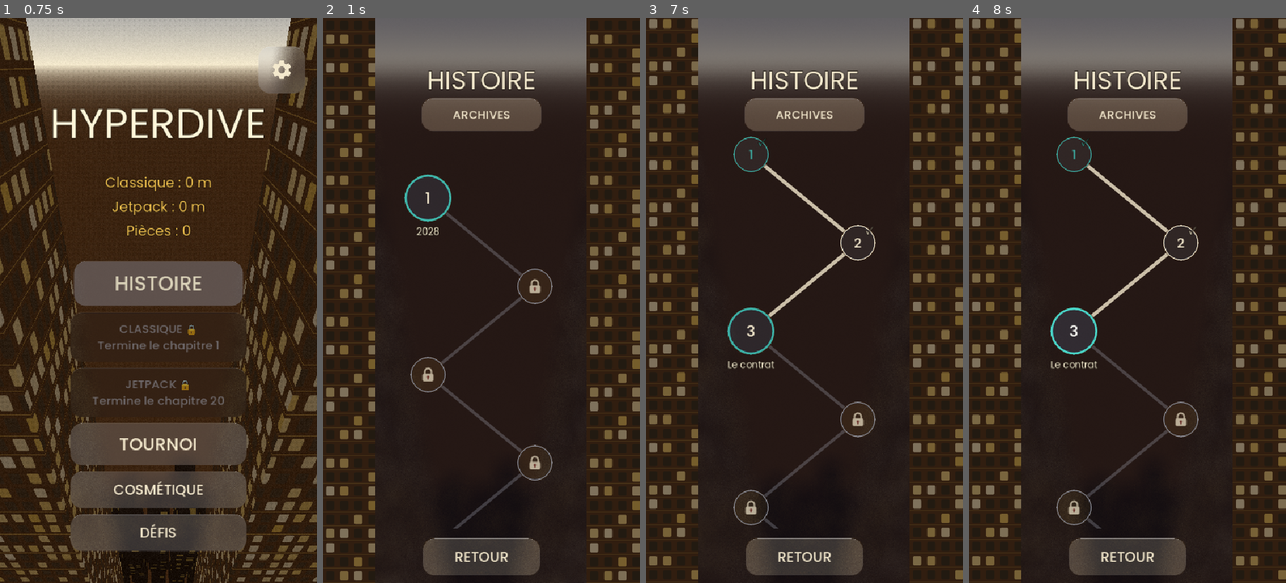
Above: before the commit, frames 1-4 (left to right).
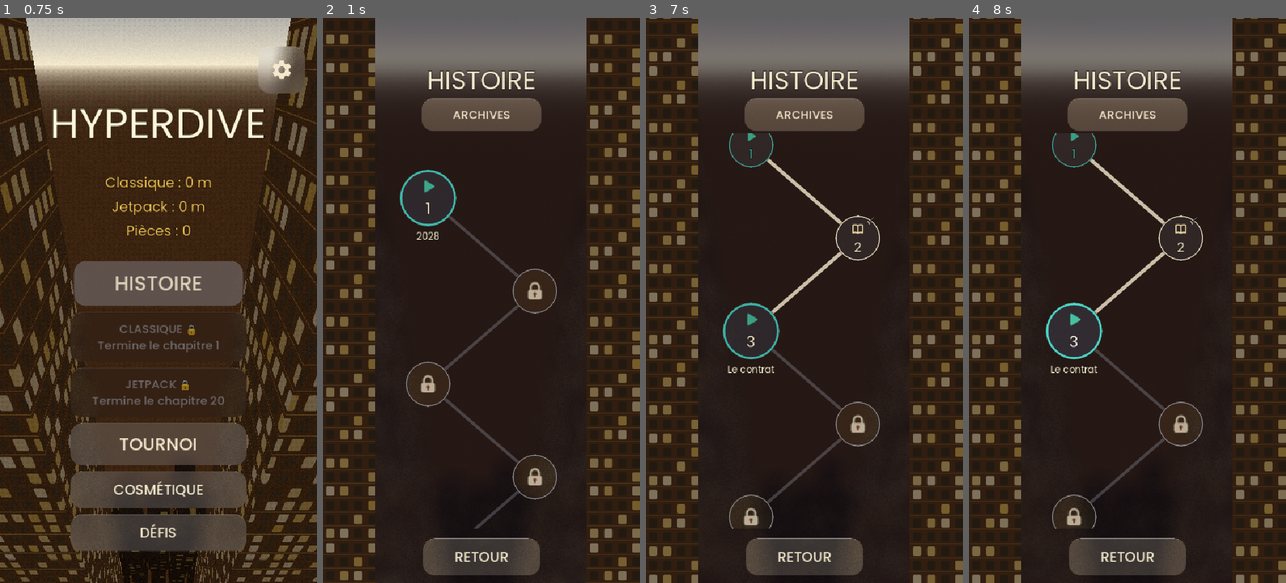
Above: after the commit, the same moments.

Repository: quvntvn/Hyperdive
Game: Godot game, scene res://scenes/ui/main_menu.tscn
Same seed, same stepped clock (60 frames per second), same inputs: the game is played once before the commit and once after it.
Inputs (mouse positions are in pixels of both pictures, inside the frame that each line leads up to):
- Up to frame 1 (0.75 s): tap Enter at 0.5 s; move the mouse to (228, 272) at 0.52 s; hold D (move_right) from 0.53 s (still down); tap 1 at 0.6 s; click (228, 272) at 0.67 s
- Up to frame 2 (1 s): keep holding D (move_right)
- Up to frame 3 (7 s): release D (move_right) at 1.25 s; click "ARCHIVES" at 1.25 s; click "1" at 2 s; click "2" at 2.75 s; click (750, 373) at 3.52 s; click (750, 385) at 4.27 s; click (858, 464) at 5.02 s; click (858, 475) at 5.77 s; click (750, 549) at 6.52 s
- Up to frame 4 (8 s): click "1" at 7.25 s

Frame 1 is identical in both runs. In frame 2, 2.7% of the frame differs, in the area x 24-74%, y 26-91%; in frame 3, 14%; in frame 4, 14%, in the area x 0-100%, y 0-100%.

Commit message:
feat(story): nœuds carte plus gros avec numéro + logo de type (jeu/narration)
Co-Authored-By: Claude Opus 4.8 <noreply@anthropic.com>

Diff:
--- /dev/null
+++ b/hyperdive/assets/ui/play_icon.svg
@@ -0,0 +1,3 @@
+<svg xmlns="http://www.w3.org/2000/svg" width="24" height="24" viewBox="0 0 24 24">
+  <path fill="#F4E9CD" stroke="#F4E9CD" stroke-width="2.4" stroke-linejoin="round" d="M8 5.5 19 12 8 18.5Z"/>
+</svg>
--- /dev/null
+++ b/hyperdive/assets/ui/read_icon.svg
@@ -0,0 +1,4 @@
+<svg xmlns="http://www.w3.org/2000/svg" width="24" height="24" viewBox="0 0 24 24">
+  <path fill="none" stroke="#F4E9CD" stroke-width="2.1" stroke-linejoin="round" d="M12 6.2C9.6 4.7 6.4 4.7 4 5.6v12.2c2.4-.9 5.6-.9 8 .6 2.4-1.5 5.6-1.5 8-.6V5.6c-2.4-.9-5.6-.9-8 .6z"/>
+  <path fill="none" stroke="#F4E9CD" stroke-width="2.1" stroke-linecap="round" d="M12 6.2v12.2"/>
+</svg>
--- a/hyperdive/scripts/ui/campaign_screen.gd
+++ b/hyperdive/scripts/ui/campaign_screen.gd
@@ -10,12 +10,14 @@
 
 const TOWER_SHADER: String = "res://assets/shaders/tower_windows.gdshader"
 const LOCK_ICON: String = "res://assets/ui/lock_icon.svg"
-
-const VSTEP: float = 150.0          # espacement vertical entre deux nœuds
+const PLAY_ICON: String = "res://assets/ui/play_icon.svg"   # chapitre JOUABLE (triangle "play")
+const READ_ICON: String = "res://assets/ui/read_icon.svg"   # chapitre NARRATION (livre ouvert)
+
+const VSTEP: float = 158.0          # espacement vertical entre deux nœuds (un peu plus large : nœuds agrandis)
 const TOP_PAD: float = 110.0
 const BOT_PAD: float = 140.0
-const NORMAL_D: float = 60.0        # diamètre d'un nœud
-const CURRENT_D: float = 80.0       # diamètre du nœud courant (mis en avant)
+const NORMAL_D: float = 76.0        # diamètre d'un nœud (agrandi : numéro + logo de type lisibles)
+const CURRENT_D: float = 96.0       # diamètre du nœud courant (mis en avant)
 const SIDE_MARGIN: float = 16.0     # = offset_left/right du Scroll dans la scène
 
 const TURQUOISE: Color = Color(0.235, 0.682, 0.639)   # chute
@@ -186,11 +188,30 @@
 		btn.add_theme_stylebox_override(s, sb)
 
 	if unlocked:
-		btn.text = str(n)
-		btn.add_theme_font_size_override("font_size", 26 if current else 22)
-		var num_col: Color = tcol if completed else CREME
-		for cname in ["font_color", "font_hover_color", "font_pressed_color"]:
-			btn.add_theme_color_override(cname, num_col)
+		# Logo de TYPE en haut du nœud : triangle "play" (jouable) ou livre (narration), teinté
+		# par la couleur de type. Le numéro passe dans la moitié BASSE → les deux restent lisibles.
+		var is_story: bool = ch.get("type", "story") == "story"
+		var icon := TextureRect.new()
+		icon.texture = load(READ_ICON if is_story else PLAY_ICON)
+		icon.expand_mode = TextureRect.EXPAND_IGNORE_SIZE
+		icon.stretch_mode = TextureRect.STRETCH_KEEP_ASPECT_CENTERED
+		var isz: float = d * 0.34
+		icon.size = Vector2(isz, isz)
+		icon.position = Vector2((d - isz) * 0.5, d * 0.13)
+		icon.modulate = tcol
+		icon.mouse_filter = Control.MOUSE_FILTER_IGNORE
+		btn.add_child(icon)
+		# Numéro de chapitre (moitié basse), couleur de type si complété, crème sinon.
+		var num := Label.new()
+		num.text = str(n)
+		num.add_theme_font_size_override("font_size", 26 if current else 22)
+		num.add_theme_color_override("font_color", tcol if completed else CREME)
+		num.horizontal_alignment = HORIZONTAL_ALIGNMENT_CENTER
+		num.vertical_alignment = VERTICAL_ALIGNMENT_CENTER
+		num.size = Vector2(d, d * 0.45)
+		num.position = Vector2(0.0, d * 0.47)
+		num.mouse_filter = Control.MOUSE_FILTER_IGNORE
+		btn.add_child(num)
 	else:
 		# Verrouillé : pas de numéro, un cadenas centré. Le cadenas PRIME sur le liseré de type.
 		var lock := TextureRect.new()
